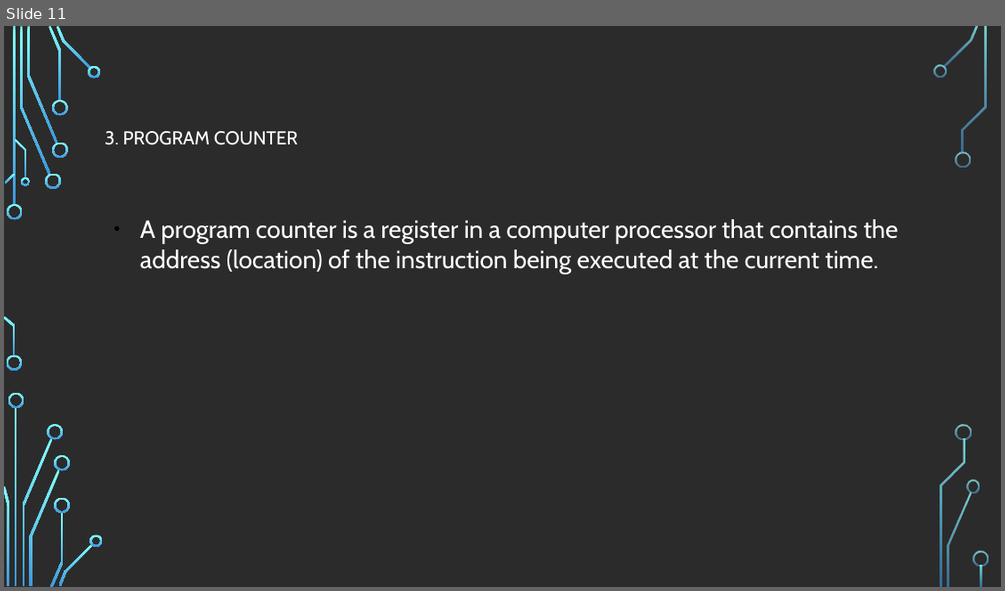
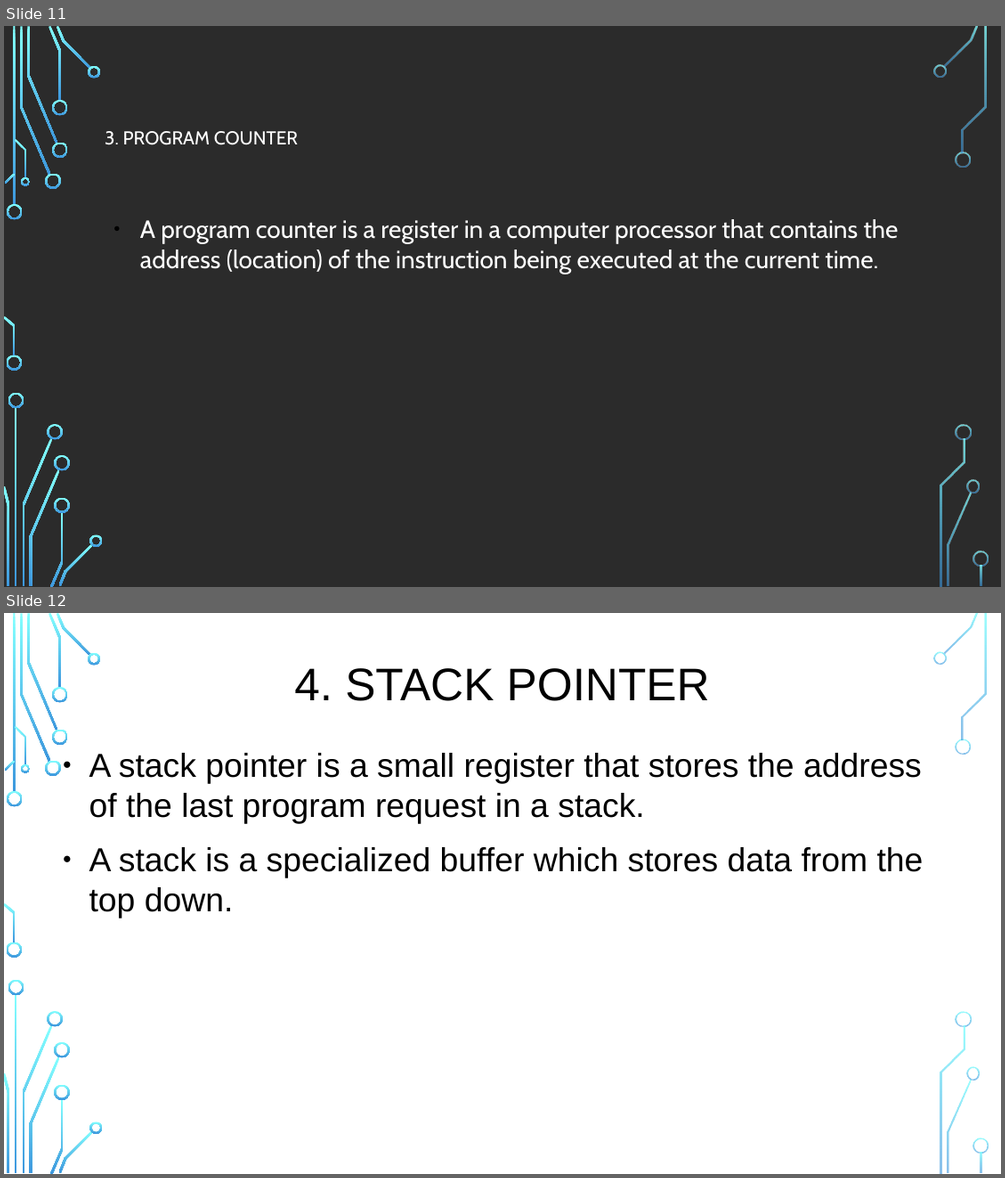
Before and after one commit to mhannan-dev/laravel_ecommerce, a slide deck: 8085 Microprocessor.pptx. Shown one above the other, each under a label of ours: slide 11 before the commit, slides 11 and 12 after it. The pictures are 1005x591 and 1005x1178 pixels, drawn with LibreOffice and Linux fonts; fonts in the diff are those of the drawing; background and template pictures are left out; a plain dark background stands for a picture behind light text. Boxes give left, top, right and bottom in pixels: in the first picture for what was removed or moved away, otherwise in the second. Text is boxed around its words. In the diff, an @@ line names an element or a change of style, - is before the commit and + after.

```diff
--- a/8085 Microprocessor.pptx
+++ b/8085 Microprocessor.pptx
@@ slide 12 added at bbox=[4, 613, 1001, 1174], background picture (left out); not listed: 36 template elements that a slide beside it also shows @@
@@ text added at bbox=[294, 668, 710, 701], 44 pt, text #000000 @@
+4. STACK POINTER
@@ text added at bbox=[89, 753, 923, 918], 32 pt, text #000000 @@
+● A stack pointer is a small register that stores the address of the last program request in a stack.
+● A stack is a specialized buffer which stores data from the top down.
```
Also in this commit, not shown: 9 other slides changed, 10 other slides added, 3 slides removed.
